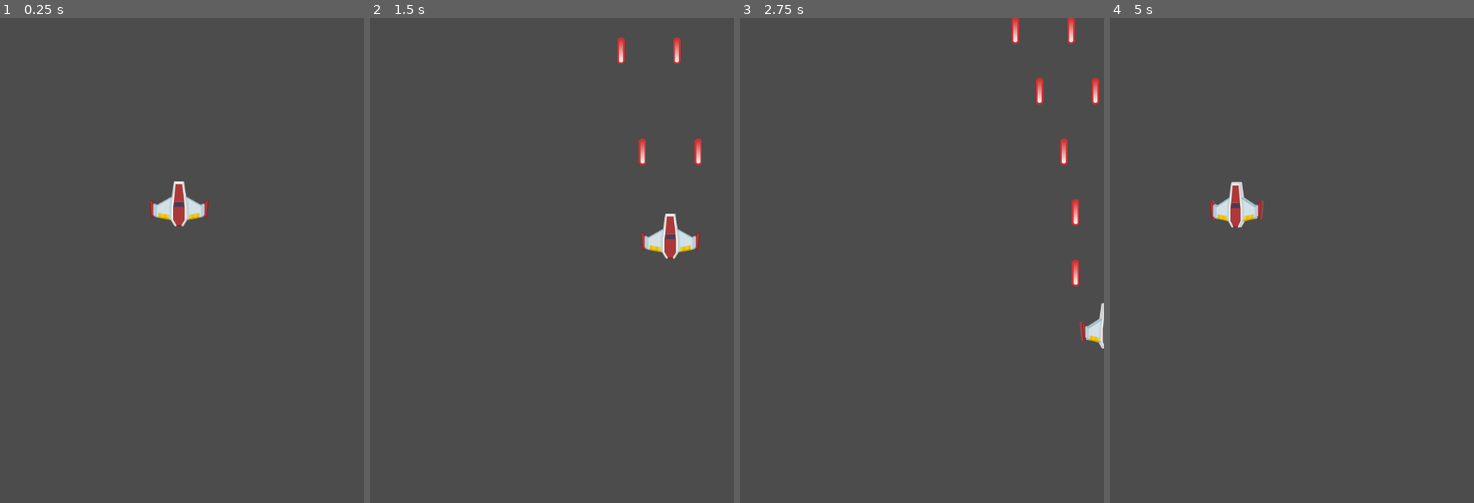
Above: before the commit, frames 1-4 (left to right).
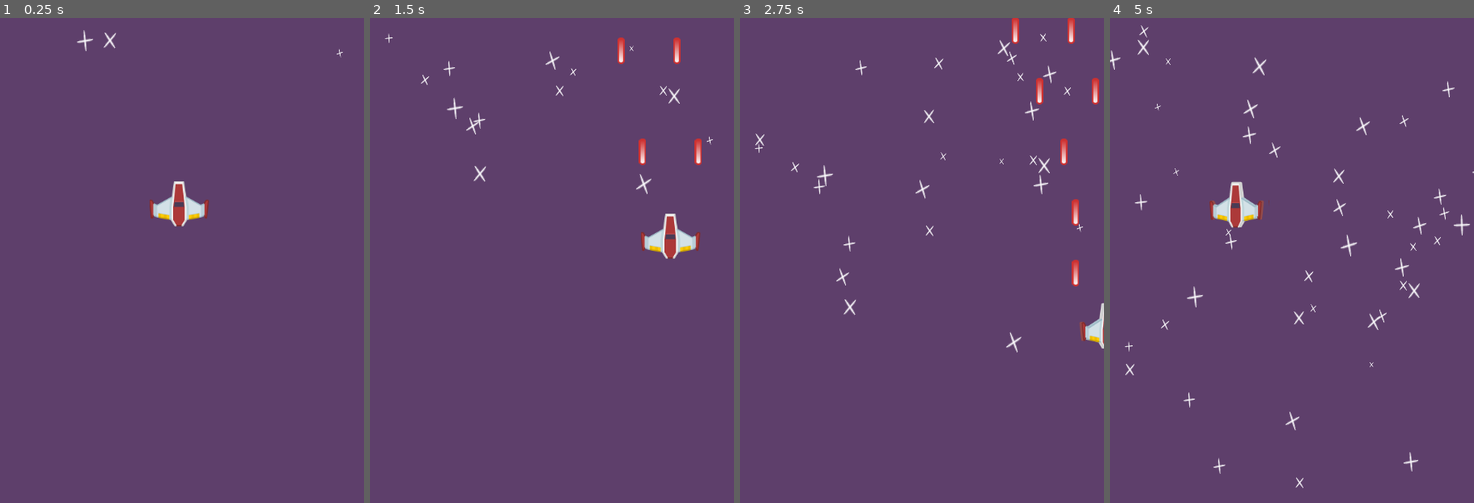
Above: after the commit, the same moments.

Repository: Boyquotes/Bronze-Bison
Game: Godot game, scene res://MainScenes/Gameplay.tscn
Same seed, same stepped clock (60 frames per second), same inputs: the game is played once before the commit and once after it.
Inputs:
- Up to frame 1 (0.25 s): no input
- Up to frame 2 (1.5 s): hold D (move_right) 0.53-1.28 s; hold Space (shoot) 0.53-1.28 s; hold S (move_down) from 1.28 s (still down); tap Space (shoot) at 1.35 s
- Up to frame 3 (2.75 s): release S (move_down) at 2.03 s; hold D (move_right) from 2.03 s (still down); hold Space (shoot) from 2.03 s (still down)
- Up to frame 4 (5 s): release D (move_right) at 2.78 s; release Space (shoot) at 2.78 s; hold W (move_up) 2.78-3.53 s; tap Space (shoot) at 2.85, 4.35 s; hold Space (shoot) 3.53-4.28 s; hold A (move_left) from 3.53 s (still down)

The runs differ from the first frame. In frame 1, 99% of the frame differs, in the area x 0-100%, y 0-100%; in frame 2, 99%; in frame 3, 99%; in frame 4, 99%.

Commit message:
Youtube 14 complete

Diff:
--- a/MainScenes/Gameplay.tscn
+++ b/MainScenes/Gameplay.tscn
@@ -1,8 +1,32 @@
-[gd_scene load_steps=2 format=2]
+[gd_scene load_steps=4 format=2]
 
 [ext_resource path="res://Player/Player.tscn" type="PackedScene" id=1]
+[ext_resource path="res://Textures/backgroundColor.png" type="Texture" id=2]
+[ext_resource path="res://Textures/starBig.png" type="Texture" id=3]
 
 [node name="Gameplay" type="Node2D"]
 
+[node name="Background" type="Sprite" parent="."]
+scale = Vector2( 3.04667, 4.1 )
+texture = ExtResource( 2 )
+centered = false
+
+[node name="CPUParticles2D" type="CPUParticles2D" parent="Background"]
+position = Vector2( 80.4158, 4.39024 )
+amount = 50
+lifetime = 5.0
+texture = ExtResource( 3 )
+emission_shape = 2
+emission_rect_extents = Vector2( 80, 1 )
+direction = Vector2( 0, 1 )
+spread = 0.0
+gravity = Vector2( 0, 0 )
+initial_velocity = 40.0
+initial_velocity_random = 0.6
+angle = 50.0
+angle_random = 1.0
+scale_amount = 0.1
+scale_amount_random = 0.25
+
 [node name="Player" parent="." instance=ExtResource( 1 )]
 position = Vector2( 222, 231 )
Not shown, changed: youtube.txt
